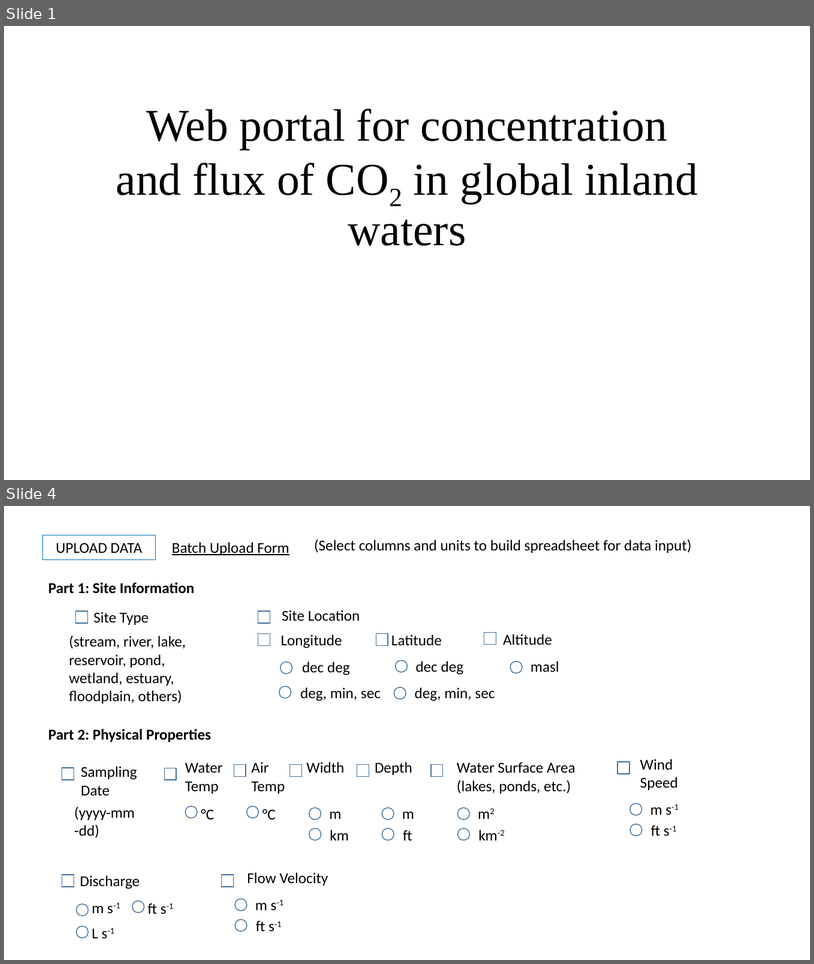
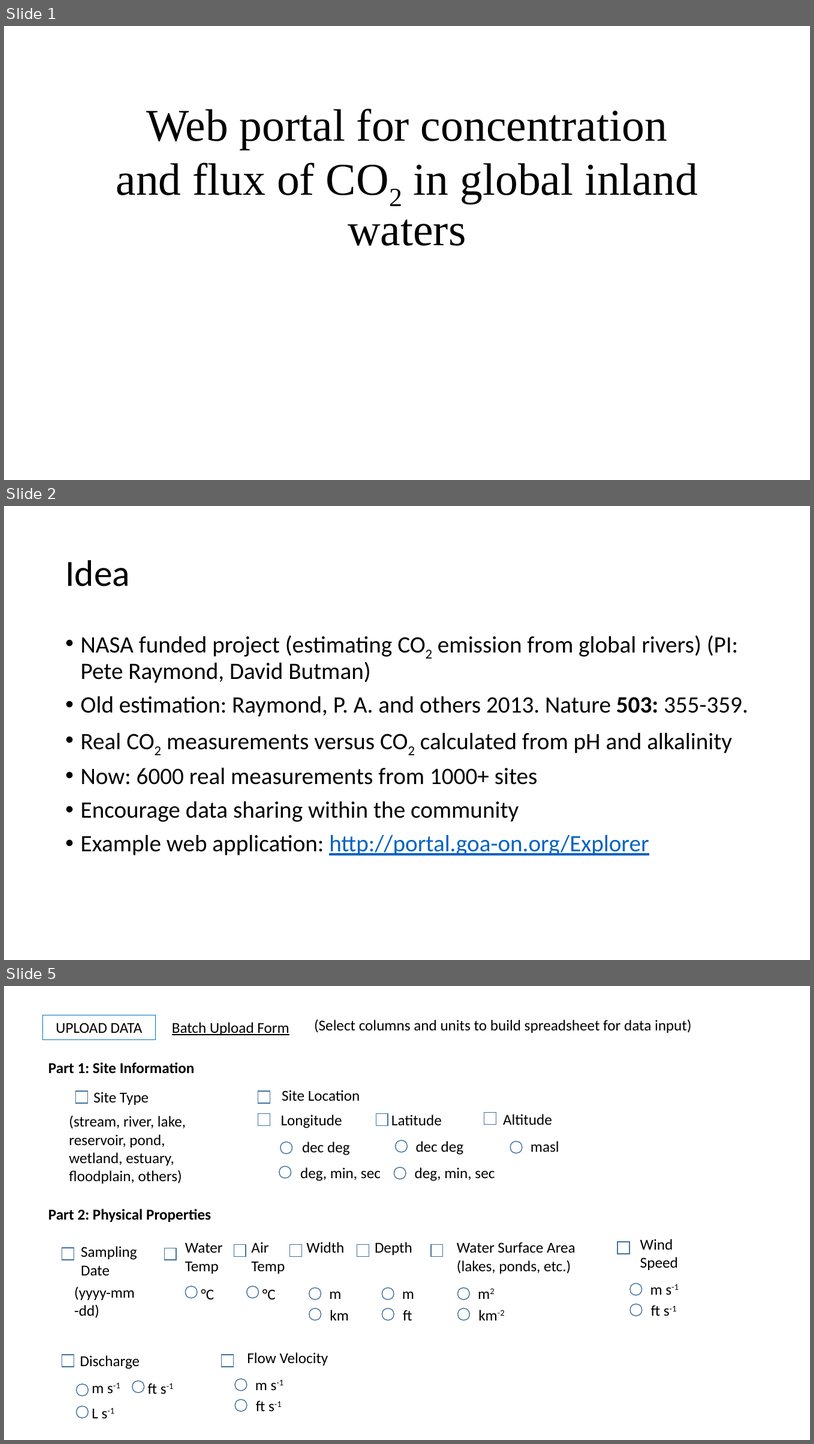
Before and after one commit to geohackweek/ghw2018_web_portal_inlandwater_co2, a slide deck: docs/Web portal.pptx. Shown one above the other, each under a label of ours: slides 1 and 4 before the commit, slides 1, 2 and 5 after it; the slides between them are not shown. The pictures are 814x964 and 814x1444 pixels, drawn with LibreOffice and Linux fonts; fonts in the diff are those of the drawing. Boxes give left, top, right and bottom in pixels: in the first picture for what was removed or moved away, otherwise in the second. Text is boxed around its words. In the diff, an @@ line names an element or a change of style, - is before the commit and + after.

```diff
--- a/docs/Web portal.pptx
+++ b/docs/Web portal.pptx
@@ slide 2 added at bbox=[4, 506, 810, 960], background #FFFFFF @@
@@ title added at bbox=[65, 560, 130, 586], 44 pt, text #000000 @@
+Idea
@@ text added at bbox=[81, 635, 749, 855], 28 pt, text #000000 @@
+• NASA funded project (estimating CO2 emission from global rivers) (PI: Pete Raymond, David Butman)
+• Old estimation: Raymond, P. A. and others 2013. Nature 503: 355-359.
+• Real CO2 measurements versus CO2 calculated from pH and alkalinity
+• Now: 6000 real measurements from 1000+ sites
+• Encourage data sharing within the community
+• Example web application: http://portal.goa-on.org/Explorer
@@ what was slide 4 is now slide 5 @@
```
Also in this commit, not shown: 7 slides changed, 4 other slides added.
